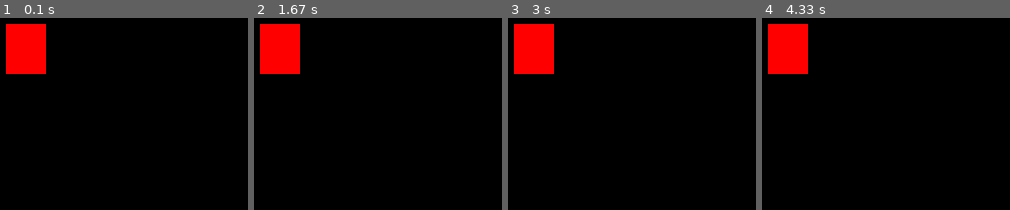
Above: before the commit, frames 1-4 (left to right).
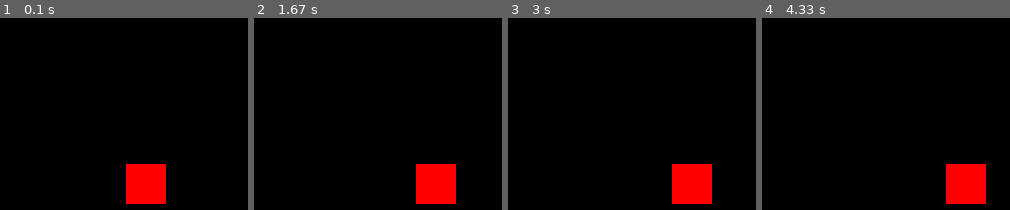
Above: after the commit, the same moments.

Repository: jonasporpinoprof/JogoPygame2025
Game: pygame game, started from app.py
Two runs of this game, one before a commit and one after it. Both use one fixed random seed, a clock stepped at 60 frames per second and the inputs below.
Inputs:
- Up to frame 1 (0.1 s): no input
- Up to frame 2 (1.67 s): hold D 0.33-0.8 s; hold D 0.83-1.3 s; hold A from 1.33 s (still down)
- Up to frame 3 (3 s): release A at 1.87 s; hold A 1.9-2.3 s; hold D 2.33-2.97 s
- Up to frame 4 (4.33 s): hold A 3-3.47 s; hold D 3.5-3.97 s; hold D from 4 s (still down)

The runs differ from the first frame. In frame 1, 7.6% of the frame differs, in the area x 2-67%, y 3-97%; in frame 2, 7.6%; in frame 3, 7.6%; in frame 4, 7.6%.

Commit message:
Update app.py

Diff:
--- a/app.py
+++ b/app.py
@@ -6,15 +6,23 @@
 
 largura = 640
 altura = 480
+x = largura/2
+y = altura/2
 
 janela = pygame.display.set_mode((largura, altura))
 pygame.display.set_caption("Jogo 🎮")
 
 while True:
+    janela.fill((0,0,0))
     for event in pygame.event.get():
         if event.type == QUIT:
             pygame.quit()
             exit()
-    pygame.draw.rect(janela, (255,0,0),(200,100,40,50))
+    if pygame.key.get_pressed()[K_a]:
+        x = x - 1
+    if pygame.key.get_pressed()[K_d]:
+        x = x + 1
+
+    pygame.draw.rect(janela, (255,0,0),(x,y,40,40))
 
     pygame.display.update()
